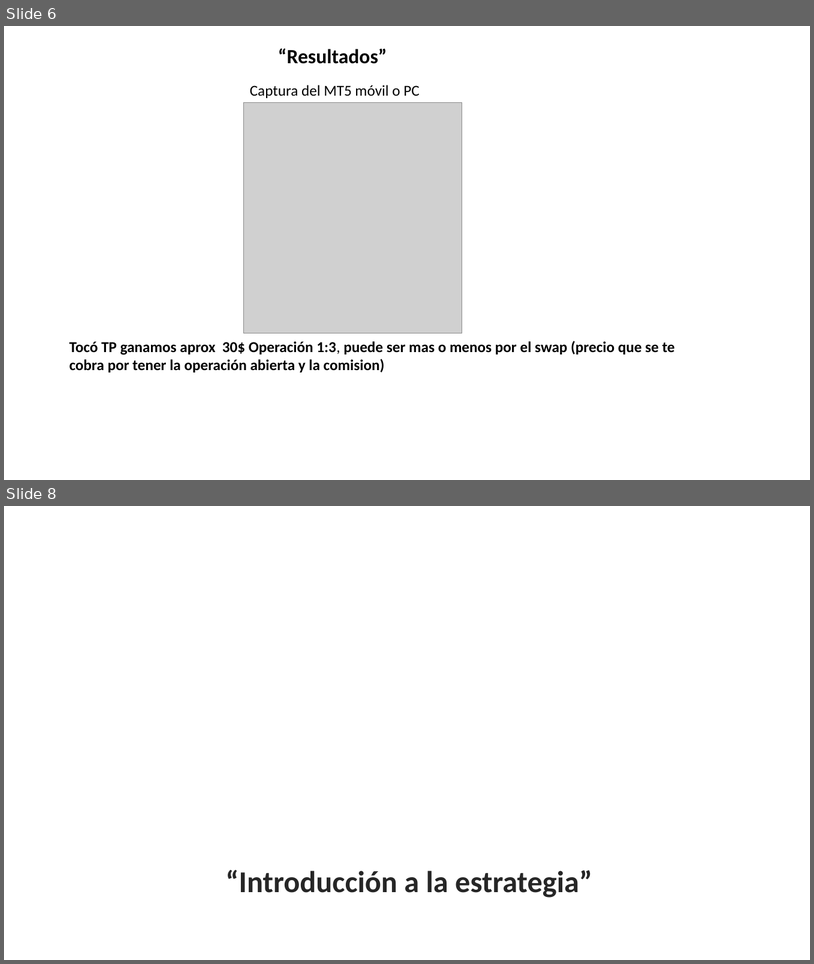
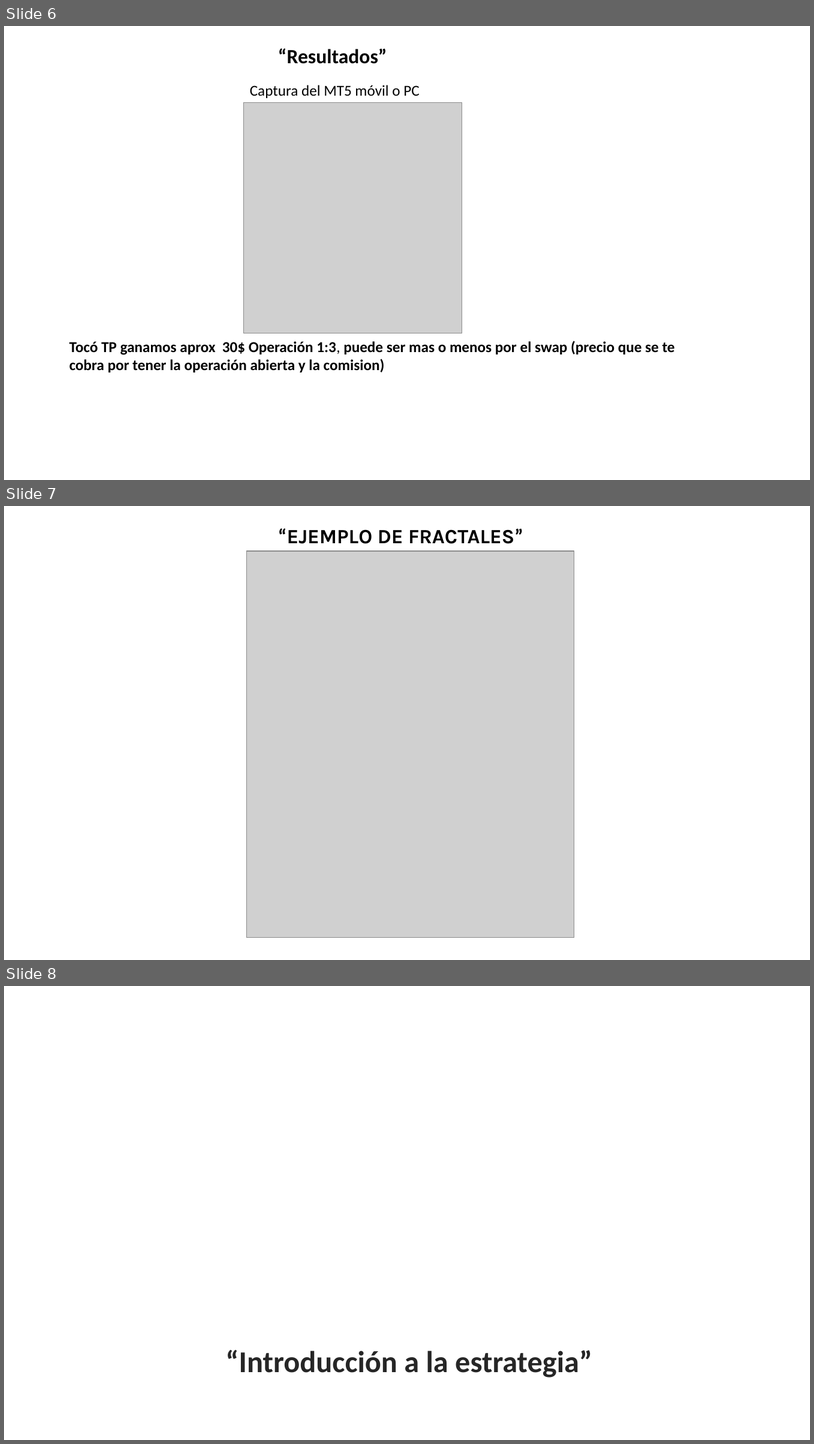
Before and after one commit to Edd1eware/Yields_Academy, a slide deck: Manual_YIELDS_ACADEMY.pptx. Shown one above the other, each under a label of ours: slides 6 and 8 before the commit, slides 6, 7 and 8 after it; the slides between them are not shown. The pictures are 814x964 and 814x1444 pixels, drawn with LibreOffice and Linux fonts; fonts in the diff are those of the drawing; grey boxes stand for pictures; background and template pictures are left out. Boxes give left, top, right and bottom in pixels: in the first picture for what was removed or moved away, otherwise in the second. Text is boxed around its words. In the diff, an @@ line names an element or a change of style, - is before the commit and + after.

```diff
--- a/Manual_YIELDS_ACADEMY.pptx
+++ b/Manual_YIELDS_ACADEMY.pptx
@@ slide 7 added at [4, 506, 810, 960], background #FFFFFF @@
@@ text added at [278, 528, 524, 544], 24 pt, text #000000, bold @@
+“EJEMPLO DE FRACTALES”
@@ picture added at [246, 551, 574, 937] @@
```
Also in this commit, not shown: 2 slides changed, 2 slides removed.
